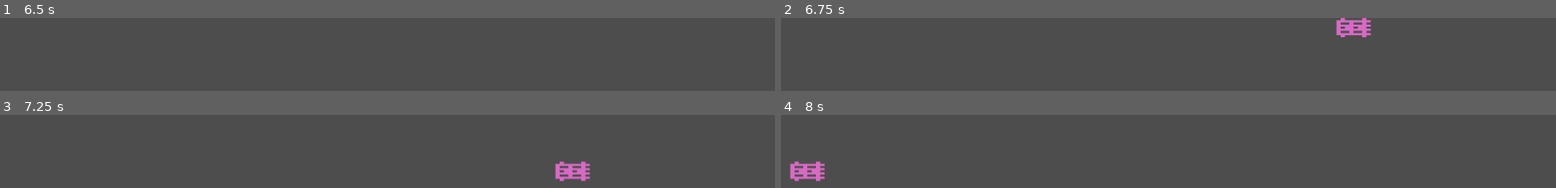
Above: before the commit, frames 1-4 (two rows, left to right).
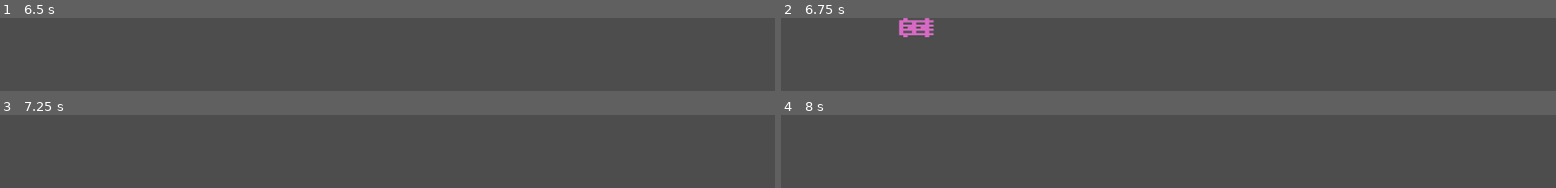
Above: after the commit, the same moments.

Repository: SabrinaBruni28/MegaMania
Game: Godot game, scene res://scenes/enemies/radial_tire.tscn
Two runs of this game, one before a commit and one after it. Both use one fixed random seed, a clock stepped at 60 frames per second and the inputs below. This scene is started directly instead of the project's main scene. Sound files missing from this copy of the repository are replaced by a short silence.
Inputs:
- Up to frame 1 (6.5 s): tap Enter at 0.5, 2, 3.5 s; hold Right (direita) 0.53-1.28 s; hold Space (atirar) 0.53-1.28 s; hold Left (esquerda) 1.28-2.03 s; tap Space (atirar) every 1.5 s from 1.35 to 5.85 s; hold Space (atirar) 2.03-2.78 s; hold Right (direita) 2.03-3.53 s; hold Space (atirar) 3.53-4.28 s; hold Left (esquerda) 3.53-5.78 s; hold Space (atirar) 5.03-5.78 s; hold Right (direita) from 5.78 s (still down)
- Up to frame 2 (6.75 s): keep holding Right (direita); hold Space (atirar) from 6.53 s (still down)
- Up to frame 3 (7.25 s): keep holding Right (direita); keep holding Space (atirar)
- Up to frame 4 (8 s): keep holding Right (direita); release Space (atirar) at 7.28 s; tap Space (atirar) at 7.35 s

Frame 1 is identical in both runs. In frame 2, 1.8% of the frame differs, in the area x 15-77%, y 0-27%; in frame 3, 0.9%; in frame 4, 0.9%.

Commit message:
Radial Tire corrigido
Agora o movimento do Radial Tire condiz com o jogo original, com cada linha de inimigos indo numa direção diferente.

Diff:
--- a/megamania/scenes/player.tscn
+++ b/megamania/scenes/player.tscn
@@ -44,7 +44,7 @@
 "times": PackedFloat32Array(-0.0333333, 0.222222, 0.666667, 0.977778),
 "transitions": PackedFloat32Array(5, 1, 1, 5),
 "update": 0,
-"values": [Color(0.448067, 0.448067, 0.448067, 1), Color(1, 1, 1, 1), Color(1, 1, 1, 1), Color(0.442911, 0.442911, 0.442911, 1)]
+"values": [Color(0.44705883, 0.44705883, 0.44705883, 1), Color(1, 1, 1, 1), Color(1, 1, 1, 1), Color(0.442911, 0.442911, 0.442911, 1)]
 }
 tracks/1/type = "value"
 tracks/1/imported = false
--- a/megamania/scripts/enemy/radial_tire.gd
+++ b/megamania/scripts/enemy/radial_tire.gd
@@ -2,5 +2,5 @@
 
 func define_velocidade():
 	posicao_inicial += Vector2(500, -115)
-	speed_x = 600
+	speed_x *= 600
 	speed_y = 300
--- a/megamania/scripts/globais/spawner.gd
+++ b/megamania/scripts/globais/spawner.gd
@@ -74,4 +74,29 @@
 	return hamburguer(enemy)
 
 func radial_tire(enemy: Resource):
-	return cookie(enemy)
+	var cols = 3
+	var rows = 6
+	var spacing = Vector2(200, -100)
+	var offset = 100
+
+	var total = cols * rows
+
+	if Levels.enemies_left == 0:
+		Levels.enemies_left = total
+
+	# 1) Lista todas as posições possíveis
+	var inimigos: Array = []
+	var deslocamento = 1
+	for row in range(rows):
+		deslocamento *= -1
+		for col in range(cols):
+			var pos = Vector2(
+					deslocamento * (offset + col * spacing.x),
+					offset + row * spacing.y
+				)
+			var e = enemy.instantiate()
+			e.posicao_inicial = pos
+			e.speed_x = deslocamento # Cada linha vai num sentido diferente
+			inimigos.append(e)
+
+	return inimigos
--- a/megamania/scripts/player.gd
+++ b/megamania/scripts/player.gd
@@ -52,4 +52,3 @@
 
 func _on_area_2d_area_entered(area: Area2D) -> void:
 	morre()
-	area.queue_free()
Not shown: 1 places in megamania/scenes/player.tscn that only renumber resources
